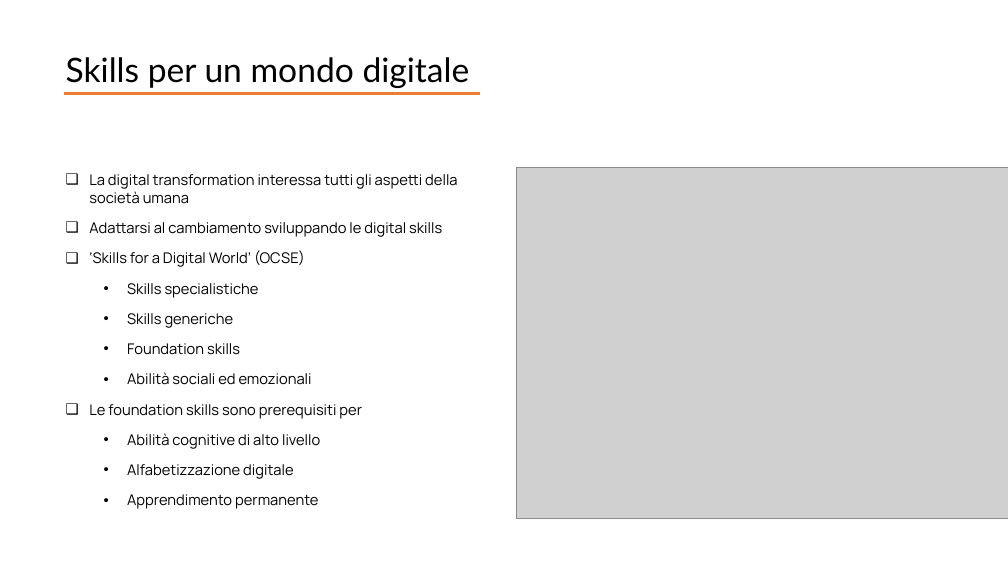
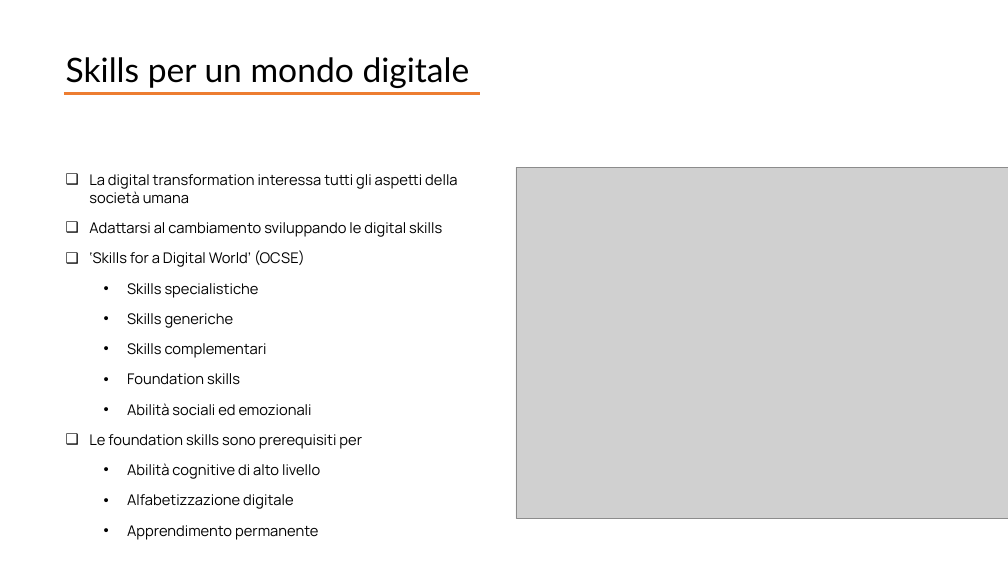
Before and after one commit to giocoal/social-issues-in-information-society-project, a slide deck: slide 7 of Consegna/Presentazione_progetto_SIIS_Merelli_Carbone_Grosso.pptx. Drawn at 1008x567 pixels with LibreOffice and Linux fonts; fonts in the diff are those of the drawing; grey boxes stand for pictures. Boxes give left, top, right and bottom in pixels: in the first picture for what was removed or moved away, otherwise in the second. Text is boxed around its words. In the diff, an @@ line names an element or a change of style, - is before the commit and + after.

Commit message:
aggiornamento pres

```diff
--- a/Consegna/Presentazione_progetto_SIIS_Merelli_Carbone_Grosso.pptx
+++ b/Consegna/Presentazione_progetto_SIIS_Merelli_Carbone_Grosso.pptx
@@ text at <box>127,343,267,358</box>: paragraph added @@
+  • Skills complementari
```
